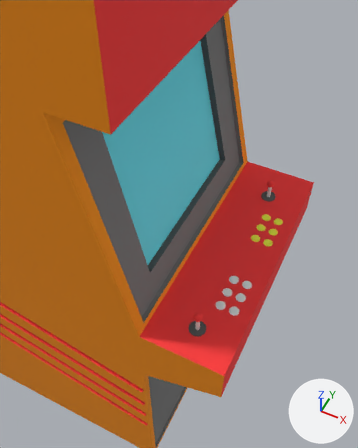
Before and after pictures for a commit that changed the FBX model Assets/Models/Arcade/ArcadeMachine.FBX.
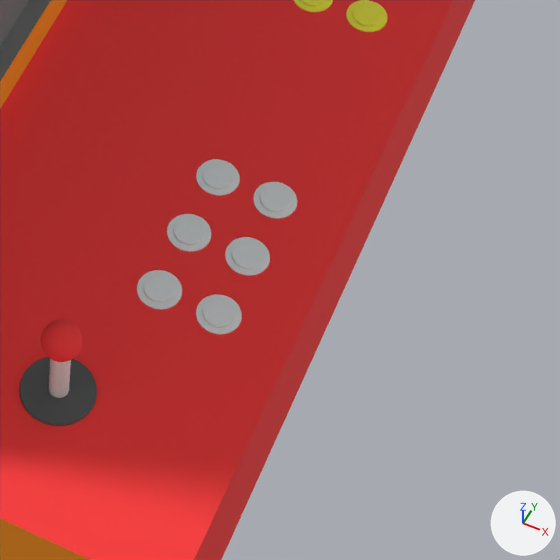
Each version appears first from a 50 mm camera at (-0.996, 1.917, 1.246) aimed at (-1.344, 2.613, 0.375), and next in a close-up on the part from 51% to 87% of the width and 53% to 82% of the height. Arrows for +X, +Y and +Z are at lower right; the lights stay in place. Where no turn or scale is listed for an object, it has been applied to the vertices.

The first close-up shows 'ArcadeMachine', 'Blue_Button_Base', 'Blue_Button_Base001', 'Blue_Button_Base002', 'Blue_Button_Base003', 'Blue_Button_Base004', 'Blue_Button_Base005', 'Blue_Button_Top', 'Blue_Button_Top001', 'Blue_Button_Top002', 'Blue_Button_Top003', 'Blue_Button_Top004', 'Blue_Button_Top005', 'JoyStick_', 'JoyStick_Base', 'JoyStick_Top'.
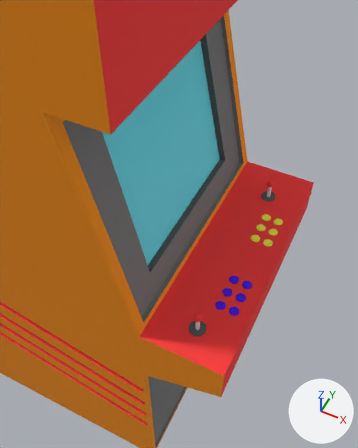
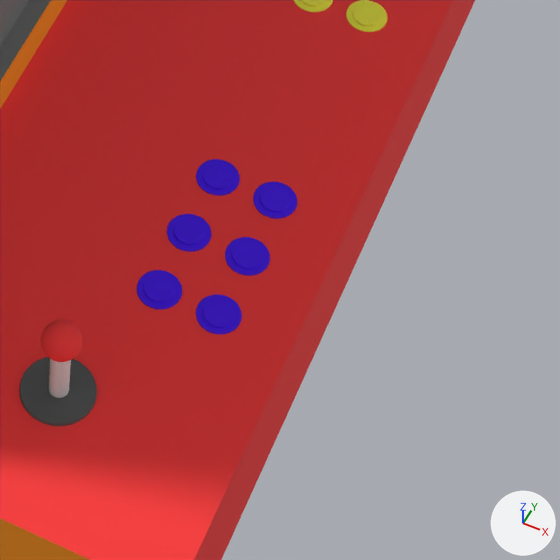
The change in detail:
Material '19 - Default' (mat_19___default) is new.
Its base color is (0.0667, 0.0, 0.933) (purple #4900f7).
Its roughness is 0.859.
me_mesh_003 has 96 vertices, 188 faces and spans x -0.0121..0.0121, y -0.0121..0.0121, z 0.0008..0.0026.
me_mesh_003 now uses material mat_19___default (purple #4900f7).
me_mesh_004 has 96 vertices, 188 faces and spans x -0.0085..0.0085, y -0.0085..0.0085, z 0.0007..0.0022.
me_mesh_004 now uses material mat_19___default (purple #4900f7).
me_mesh_014 has 96 vertices, 188 faces and spans x -0.0085..0.0085, y -0.0085..0.0085, z 0.0007..0.0022.
me_mesh_014 now uses material mat_19___default (purple #4900f7).
me_mesh_013 has 96 vertices, 188 faces and spans x -0.0121..0.0121, y -0.0121..0.0121, z 0.0008..0.0026.
me_mesh_013 now uses material mat_19___default (purple #4900f7).
me_mesh_005 has 96 vertices, 188 faces and spans x -0.0121..0.0121, y -0.0121..0.0121, z 0.0008..0.0026.
me_mesh_005 now uses material mat_19___default (purple #4900f7).
me_mesh_012 has 96 vertices, 188 faces and spans x -0.0085..0.0085, y -0.0085..0.0085, z 0.0007..0.0022.
me_mesh_012 now uses material mat_19___default (purple #4900f7).
me_mesh_009 has 96 vertices, 188 faces and spans x -0.0121..0.0121, y -0.0121..0.0121, z 0.0008..0.0026.
me_mesh_009 now uses material mat_19___default (purple #4900f7).
me_mesh_006 has 96 vertices, 188 faces and spans x -0.0085..0.0085, y -0.0085..0.0085, z 0.0007..0.0022.
me_mesh_006 now uses material mat_19___default (purple #4900f7).
me_mesh_007 has 96 vertices, 188 faces and spans x -0.0121..0.0121, y -0.0121..0.0121, z 0.0008..0.0026.
me_mesh_007 now uses material mat_19___default (purple #4900f7).
me_mesh_011 has 96 vertices, 188 faces and spans x -0.0121..0.0121, y -0.0121..0.0121, z 0.0008..0.0026.
me_mesh_011 now uses material mat_19___default (purple #4900f7).
me_mesh_008 has 96 vertices, 188 faces and spans x -0.0085..0.0085, y -0.0085..0.0085, z 0.0007..0.0022.
me_mesh_008 now uses material mat_19___default (purple #4900f7).
me_mesh_010 has 96 vertices, 188 faces and spans x -0.0085..0.0085, y -0.0085..0.0085, z 0.0007..0.0022.
me_mesh_010 now uses material mat_19___default (purple #4900f7).

Changed parts and their boxes [x1, y1, x2, y2] in the close-ups (560 x 560 px):
'Blue_Button_Top001', recoloured: [203, 299, 235, 328] in both
'Blue_Button_Top', recoloured: [144, 275, 176, 303] in both
'Blue_Button_Base001', recoloured: [196, 294, 242, 334] in both
'Blue_Button_Base', recoloured: [137, 270, 182, 309] in both
'Blue_Button_Top003', recoloured: [232, 241, 263, 269] in both
'Blue_Button_Top002', recoloured: [174, 218, 205, 245] in both
'Blue_Button_Base003', recoloured: [225, 237, 270, 276] in both
'Blue_Button_Top005', recoloured: [260, 186, 291, 212] in both
'Blue_Button_Base002', recoloured: [167, 214, 211, 252] in both
'Blue_Button_Top004', recoloured: [203, 163, 233, 189] in both
'Blue_Button_Base005', recoloured: [253, 182, 297, 219] in both
'Blue_Button_Base004', recoloured: [196, 159, 240, 196] in both
